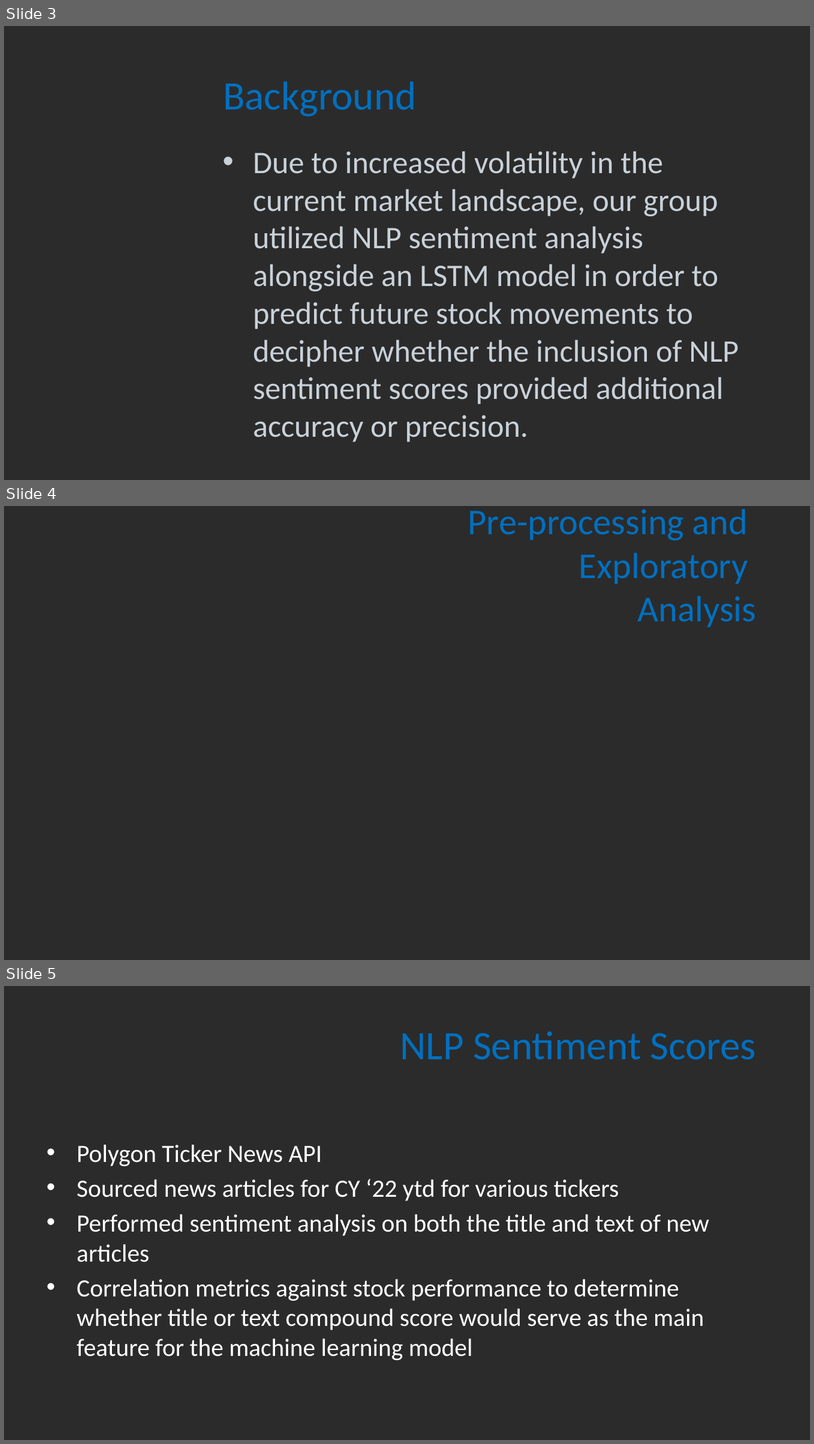
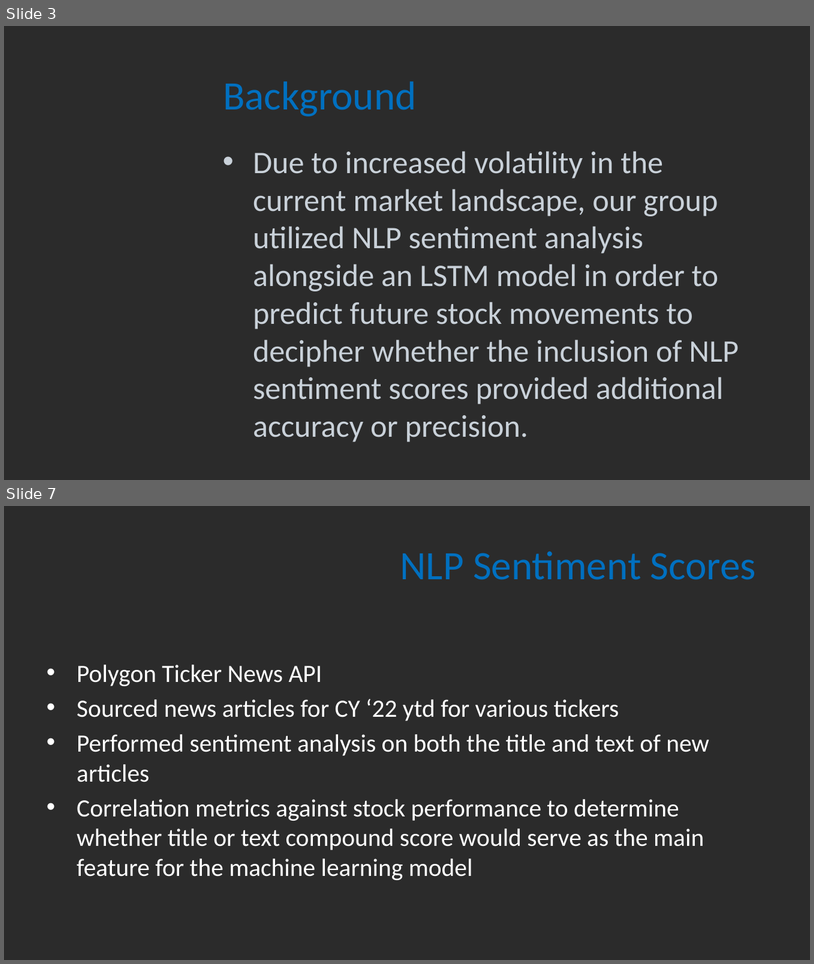
Before and after one commit to patricia-raj/predict-stock-movements, a slide deck: Project 02.pptx. Shown one above the other, each under a label of ours: slides 3, 4 and 5 before the commit, slides 3 and 7 after it; the slides between them are not shown. The pictures are 814x1444 and 814x964 pixels, drawn with LibreOffice and Linux fonts; fonts in the diff are those of the drawing; background and template pictures are left out; a plain dark background stands for a picture behind light text. Boxes give left, top, right and bottom in pixels: in the first picture for what was removed or moved away, otherwise in the second. Text is boxed around its words. In the diff, an @@ line names an element or a change of style, - is before the commit and + after.

Commit message:
updated presentation slide desk for Preprocessing, Exploratory Analysis, Challenges and Expansion Ideas

```diff
--- a/Project 02.pptx
+++ b/Project 02.pptx
@@ slide 4 removed at box(4, 506, 810, 960), background picture (left out) @@
@@ title removed at box(468, 509, 757, 627) @@
-Pre-processing and
-Exploratory
-Analysis
@@ what was slide 5 is now slide 7 @@
```
Also in this commit, not shown: 2 slides changed, 4 slides added.
